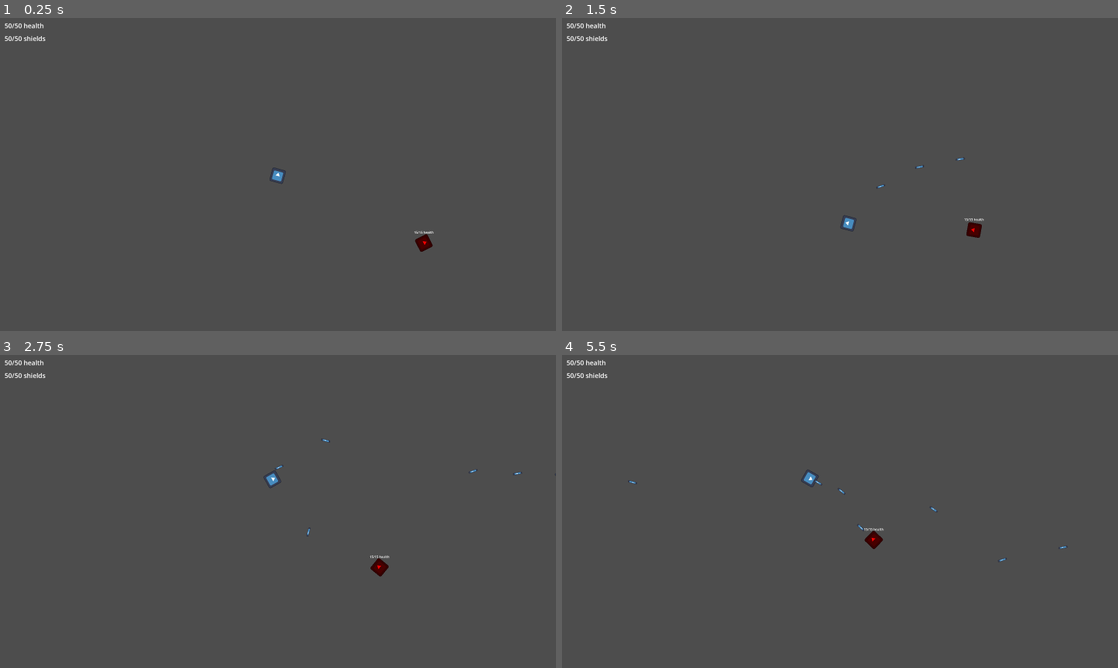
Above: before the commit, frames 1-4 (two rows, left to right).
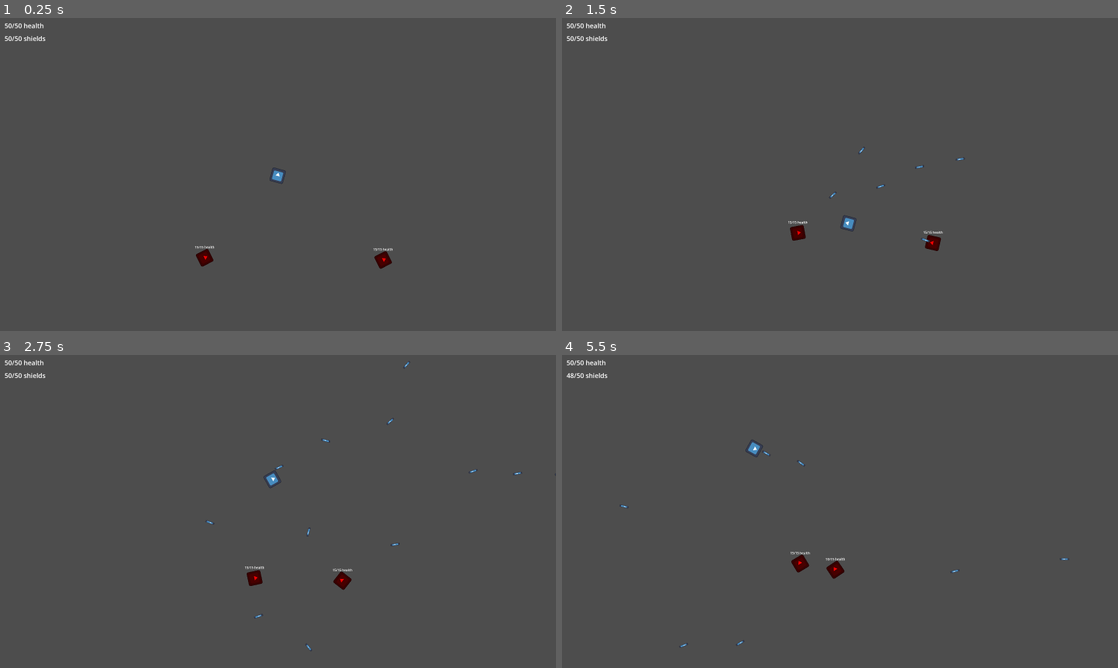
Above: after the commit, the same moments.

Repository: flappybird787/Nova-Pulse
Game: Godot game, scene res://scenes/test_scene.tscn
Two runs of this game, one before a commit and one after it. Both use one fixed random seed, a clock stepped at 60 frames per second and the inputs below. The engine's default icon, where the game draws it, is replaced by a stand-in: a white triangle on a blue panel in a dark square.
Inputs (mouse positions are in pixels of both pictures, inside the frame that each line leads up to):
- Up to frame 1 (0.25 s): no input
- Up to frame 2 (1.5 s): move the mouse to (962, 158) at 0.52 s; hold D (move_right) 0.53-1.28 s; hold F (primary_attack) 0.53-1.28 s; move the mouse to (728, 190) at 1.27 s; hold A (move_left) from 1.28 s (still down); tap F (primary_attack) at 1.35 s
- Up to frame 3 (2.75 s): move the mouse to (333, 442) at 2.02 s; release A (move_left) at 2.03 s; hold D (move_right) from 2.03 s (still down); hold F (primary_attack) from 2.03 s (still down)
- Up to frame 4 (5.5 s): move the mouse to (812, 574) at 2.77 s; release D (move_right) at 2.78 s; release F (primary_attack) at 2.78 s; hold W (move_up) 2.78-3.53 s; tap F (primary_attack) at 2.85, 4.35 s; move the mouse to (1006, 558) at 3.52 s; hold F (primary_attack) 3.53-4.28 s; hold A (move_left) from 3.53 s (still down); move the mouse to (673, 464) at 4.27 s; move the mouse to (867, 511) at 5.02 s; hold F (primary_attack) from 5.03 s (still down)

The runs differ from the first frame. In frame 1, 0.4% of the frame differs, in the area x 35-78%, y 68-81%; in frame 2, 0.4%; in frame 3, 0.4%; in frame 4, 0.7%, in the area x 0-91%, y 5-94%.

Commit message:
rewrote the attack system to use an event bus so attacks don't despawn when the attacker dies

Diff:
--- a/prefabs/bullet.tscn
+++ b/prefabs/bullet.tscn
@@ -10,6 +10,8 @@
 collision_layer = 0
 collision_mask = 0
 script = ExtResource("1_lv25w")
+damage = 5
+speed = 1200
 
 [node name="CollisionShape2D" type="CollisionShape2D" parent="." unique_id=106435143]
 shape = SubResource("RectangleShape2D_44iiu")
--- a/prefabs/enemy_ship_base.tscn
+++ b/prefabs/enemy_ship_base.tscn
@@ -8,7 +8,8 @@
 [ext_resource type="Script" uid="uid://bek72p5pasbro" path="res://scripts/states/attacking_state.gd" id="5_i12am"]
 [ext_resource type="Script" uid="uid://c4mljycdd8vir" path="res://scripts/components/health_component.gd" id="6_l0son"]
 [ext_resource type="Script" uid="uid://cm2jchhaaqnpt" path="res://scripts/components/death_component.gd" id="8_sy2du"]
-[ext_resource type="Script" uid="uid://cbagpr7b1t6bb" path="res://scripts/components/attack_instantiator_component.gd" id="9_b8mar"]
+[ext_resource type="Script" uid="uid://2fvomf084pna" path="res://scripts/components/attack_trigger_component.gd" id="9_jki17"]
+[ext_resource type="PackedScene" uid="uid://1w1yjyyiatuf" path="res://prefabs/bullet.tscn" id="10_8v3n5"]
 
 [sub_resource type="RectangleShape2D" id="RectangleShape2D_l0son"]
 size = Vector2(128, 128)
@@ -74,12 +75,12 @@
 [node name="StateMachineManager" type="Node" parent="." unique_id=1065371948]
 script = ExtResource("4_lxkpm")
 
-[node name="AttackingState" type="Node" parent="StateMachineManager" unique_id=357116728 node_paths=PackedStringArray("ship_data_component", "ship_base", "attack_instantiator_component", "weapons_cooldown_timer", "state_machine_manager")]
+[node name="AttackingState" type="Node" parent="StateMachineManager" unique_id=357116728 node_paths=PackedStringArray("ship_data_component", "ship_base", "weapons_cooldown_timer", "attack_trigger_component", "state_machine_manager")]
 script = ExtResource("5_i12am")
 ship_data_component = NodePath("../../ShipDataComponent")
 ship_base = NodePath("../..")
-attack_instantiator_component = NodePath("../../AttackInstantiatorComponent")
 weapons_cooldown_timer = NodePath("../../WeaponCooldownTimer")
+attack_trigger_component = NodePath("../../AttackTriggerComponent")
 state_machine_manager = NodePath("..")
 state_name = "ATTACKING"
 metadata/_custom_type_script = "uid://bmemjl566ltus"
@@ -98,15 +99,13 @@
 health_component = NodePath("../HealthComponent")
 root = NodePath("..")
 
-[node name="AttackInstantiatorComponent" type="Node" parent="." unique_id=940520612 node_paths=PackedStringArray("attack_point", "physics_body")]
-script = ExtResource("9_b8mar")
-attack_point = NodePath("../AttackPoint")
+[node name="AttackTriggerComponent" type="Node" parent="." unique_id=1173456750 node_paths=PackedStringArray("position", "physics_body")]
+script = ExtResource("9_jki17")
+attack_scene = ExtResource("10_8v3n5")
+position = NodePath("../AttackPoint")
 physics_body = NodePath("..")
-type = "ENEMY"
-attack_type = "BLASTER"
-speed = 1200
-damage = 4
-metadata/_custom_type_script = "uid://cbagpr7b1t6bb"
+attack_team = "ENEMY"
+metadata/_custom_type_script = "uid://2fvomf084pna"
 
 [node name="MapEdgeOverflowAreaX" type="Area2D" parent="." unique_id=1658422668]
 collision_layer = 0
--- a/prefabs/player_ship.tscn
+++ b/prefabs/player_ship.tscn
@@ -6,7 +6,8 @@
 [ext_resource type="Script" uid="uid://ct2r43bt8hjni" path="res://scripts/components/ship_data_component.gd" id="3_fto5i"]
 [ext_resource type="Script" uid="uid://1xb3hjxq8u07" path="res://scripts/components/map_edge_overflow_component.gd" id="4_iwps3"]
 [ext_resource type="Script" uid="uid://c4mljycdd8vir" path="res://scripts/components/health_component.gd" id="5_fto5i"]
-[ext_resource type="Script" uid="uid://cbagpr7b1t6bb" path="res://scripts/components/attack_instantiator_component.gd" id="7_xkgcq"]
+[ext_resource type="Script" uid="uid://2fvomf084pna" path="res://scripts/components/attack_trigger_component.gd" id="7_xkgcq"]
+[ext_resource type="PackedScene" uid="uid://1w1yjyyiatuf" path="res://prefabs/bullet.tscn" id="8_i7w2u"]
 
 [sub_resource type="RectangleShape2D" id="RectangleShape2D_yfrvl"]
 size = Vector2(128, 128)
@@ -27,12 +28,13 @@
 [node name="CollisionShape2D" type="CollisionShape2D" parent="." unique_id=85070103]
 shape = SubResource("RectangleShape2D_yfrvl")
 
-[node name="PlayerShipControllerComponent" type="Node" parent="." unique_id=573145881 node_paths=PackedStringArray("ship_data_component", "ship_body", "attack_instantiator_component", "primary_weapon_cooldown_timer")]
+[node name="PlayerShipControllerComponent" type="Node" parent="." unique_id=573145881 node_paths=PackedStringArray("ship_data_component", "ship_body", "attack_instantiator_component", "primary_weapon_cooldown_timer", "attack_trigger_component")]
 script = ExtResource("2_iwps3")
 ship_data_component = NodePath("../ShipDataComponent")
 ship_body = NodePath("..")
-attack_instantiator_component = NodePath("../AttackInstantiatorComponent")
+attack_instantiator_component = NodePath("")
 primary_weapon_cooldown_timer = NodePath("../PrimaryWeaponCooldownTimer")
+attack_trigger_component = NodePath("../AttackTriggerComponent")
 
 [node name="ShipDataComponent" type="Node" parent="." unique_id=1005858283]
 script = ExtResource("3_fto5i")
@@ -51,6 +53,13 @@
 max_shields = 50
 shield_label = NodePath("../CanvasLayer/PlayerShieldLabel")
 health_label = NodePath("../CanvasLayer/PlayerHealthLabel")
+
+[node name="AttackTriggerComponent" type="Node" parent="." unique_id=1850881911 node_paths=PackedStringArray("position", "physics_body")]
+script = ExtResource("7_xkgcq")
+attack_scene = ExtResource("8_i7w2u")
+position = NodePath("../AttackPoint")
+physics_body = NodePath("..")
+attack_team = "PLAYER"
 
 [node name="MapEdgeOverflowAreaX" type="Area2D" parent="." unique_id=1097239885]
 collision_layer = 0
@@ -96,15 +105,6 @@
 theme_override_font_sizes/font_size = 30
 text = "test"
 
-[node name="AttackInstantiatorComponent" type="Node" parent="." unique_id=1909240710 node_paths=PackedStringArray("attack_point", "physics_body")]
-script = ExtResource("7_xkgcq")
-attack_point = NodePath("../AttackPoint")
-physics_body = NodePath("..")
-type = "PLAYER"
-attack_type = "BLASTER"
-speed = 1200
-damage = 5
-
 [node name="AttackPoint" type="Marker2D" parent="." unique_id=1700526706]
 rotation = -1.5707964
 
--- a/scenes/test_scene.tscn
+++ b/scenes/test_scene.tscn
@@ -3,6 +3,7 @@
 [ext_resource type="PackedScene" uid="uid://b070e13xnndif" path="res://prefabs/player_ship.tscn" id="2_j8ivh"]
 [ext_resource type="PackedScene" uid="uid://c73jwn315phf8" path="res://prefabs/enemy_ship_base.tscn" id="2_nd71p"]
 [ext_resource type="Script" uid="uid://ddsge25h4bww1" path="res://scripts/components/xp_component.gd" id="3_nd71p"]
+[ext_resource type="Script" uid="uid://cbagpr7b1t6bb" path="res://scripts/components/attack_instantiator_component.gd" id="4_7ddre"]
 
 [sub_resource type="RectangleShape2D" id="RectangleShape2D_nd71p"]
 size = Vector2(4243, 9718)
@@ -42,8 +43,15 @@
 position = Vector2(1.5, 3000)
 shape = SubResource("RectangleShape2D_j8ivh")
 
-[node name="enemy_ship_base" parent="." unique_id=1776559298 instance=ExtResource("2_nd71p")]
-position = Vector2(1343, 631)
-
 [node name="XPComponent" type="Node" parent="." unique_id=381059157]
 script = ExtResource("3_nd71p")
+
+[node name="AttackInstantiatorComponent" type="Node" parent="." unique_id=44602759]
+script = ExtResource("4_7ddre")
+metadata/_custom_type_script = "uid://cbagpr7b1t6bb"
+
+[node name="enemy_ship_base" parent="." unique_id=1776559298 instance=ExtResource("2_nd71p")]
+position = Vector2(968, 786)
+
+[node name="enemy_ship_base2" parent="." unique_id=1150936603 instance=ExtResource("2_nd71p")]
+position = Vector2(-731, 781)
--- a/scripts/bullet.gd
+++ b/scripts/bullet.gd
@@ -20,7 +20,6 @@
 
 func _on_player_area_body_entered(body: Node2D) -> void:
 	if type == "ENEMY":
-		print("hit the player")
 
 		body.health_component.deal_damage(damage)
 
@@ -29,7 +28,6 @@
 
 func _on_enemy_area_body_entered(body: Node2D) -> void:
 	if type == "PLAYER":
-		print("hit an enemy")
 
 		body.health_component.deal_damage(damage)
 
--- a/scripts/components/attack_instantiator_component.gd
+++ b/scripts/components/attack_instantiator_component.gd
@@ -1,28 +1,13 @@
 extends Node
 class_name AttackInstantiatorComponent
 
-@export var attack : PackedScene = load("res://prefabs/bullet.tscn")
 
-@export var attack_point : Marker2D
+func _ready() -> void:
+	EventBus.fire_attack.connect(instantiate_attack)
 
-@export var physics_body : CharacterBody2D
-
-## set this to ENEMY for fired from an enemy or PLAYER for fired from the player
-@export var type : String
-
-@export_enum("BLASTER") var attack_type : String
-
-@export_category("blasters")
-
-@export var speed = 0
-@export var damage = 0
-
-func instantiate_attack():
-	var a = attack.instantiate()
+func instantiate_attack(transform: Transform2D, velocity: Vector2, attack_scene: PackedScene, attack_team: String):
+	var a = attack_scene.instantiate()
 	add_child(a)
-	a.transform = attack_point.global_transform
-	if attack_type == "BLASTER":
-		a.speed = speed
-		a.damage = damage
-		a.velocity = physics_body.velocity
-	a.type = type
+	a.transform = transform
+	a.velocity = velocity
+	a.type = attack_team
--- /dev/null
+++ b/scripts/components/attack_trigger_component.gd
@@ -0,0 +1,15 @@
+extends Node
+class_name AttackTriggerComponent
+
+@export var attack_scene : PackedScene
+
+@export var position : Marker2D
+
+@export var physics_body : CharacterBody2D
+
+## set this to ENEMY for fired from an enemy or PLAYER for fired from the player
+@export var attack_team : String
+
+
+func trigger_attack():
+	EventBus.fire_attack.emit(position.global_transform, physics_body.velocity, attack_scene, attack_team)
--- a/scripts/components/player_ship_controller_component.gd
+++ b/scripts/components/player_ship_controller_component.gd
@@ -12,6 +12,8 @@
 
 var can_fire = true
 @export var primary_weapon_cooldown_timer : Timer
+
+@export var attack_trigger_component : AttackTriggerComponent
 
 func _physics_process(delta: float) -> void:
 	get_player_input()
@@ -50,7 +52,7 @@
 
 	if Input.is_action_pressed("primary_attack"):
 		if can_fire:
-			attack_instantiator_component.instantiate_attack()
+			attack_trigger_component.trigger_attack()
 			can_fire = false
 			primary_weapon_cooldown_timer.start()
 
--- a/scripts/event_bus.gd
+++ b/scripts/event_bus.gd
@@ -1,3 +1,9 @@
 extends Node
 
 signal drop_xp(xp_position: Vector2, xp_amount: int)
+
+# position is the position that the attack is at,
+# velocity is the velocity of the parent body,
+# attack_scene is the packed scene to instantiate,
+# attack_team is the team to attack, eg ENEMY would be fired from an enemy and PLAYER would be fired from player
+signal fire_attack(transform: Transform2D, velocity: Vector2, attack_scene: PackedScene, attack_team: String)
--- a/scripts/states/attacking_state.gd
+++ b/scripts/states/attacking_state.gd
@@ -8,12 +8,12 @@
 @export var ship_data_component : ShipDataComponent
 @export var ship_base : CharacterBody2D
 
-@export var attack_instantiator_component : AttackInstantiatorComponent
-
 var target
 
 @export var weapons_cooldown_timer : Timer
 var weapon_on_cooldown = false
+
+@export var attack_trigger_component : AttackTriggerComponent
 
 func _process(delta: float) -> void:
 
@@ -27,7 +27,7 @@
 		attack(ship_base, target.global_position, delta, ship_data_component.ship_speed, ship_data_component.ship_agility)
 
 		if can_fire and !weapon_on_cooldown:
-			attack_instantiator_component.instantiate_attack()
+			attack_trigger_component.trigger_attack()
 			weapon_on_cooldown = true
 			weapons_cooldown_timer.start()
 
--- a/scripts/xp_particle.gd
+++ b/scripts/xp_particle.gd
@@ -12,7 +12,6 @@
 		global_position = global_position.lerp(player.global_position, 1 * delta)
 
 	move_and_slide()
-	print(player, "xpx")
 
 
 func _on_player_detection_area_body_entered(body: Node2D) -> void:
Not shown, added: scripts/components/attack_trigger_component.gd.uid
